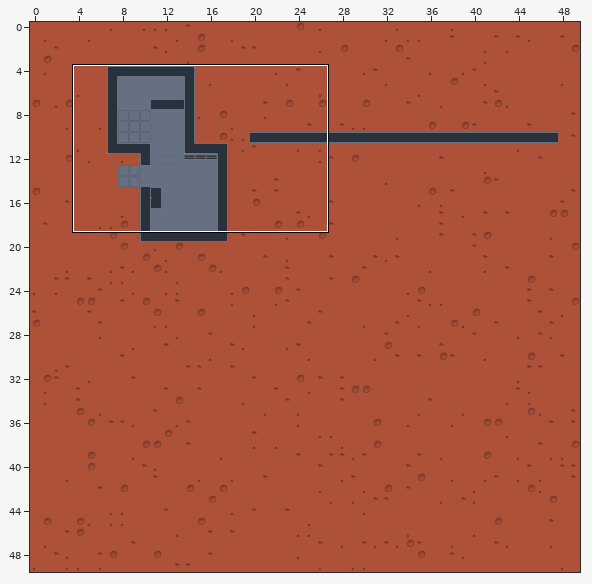
Tiled map, stored at level1.tmx. The first picture is a wide view before the edit; the outline marks the close-up.
Close-up. Earlier state:
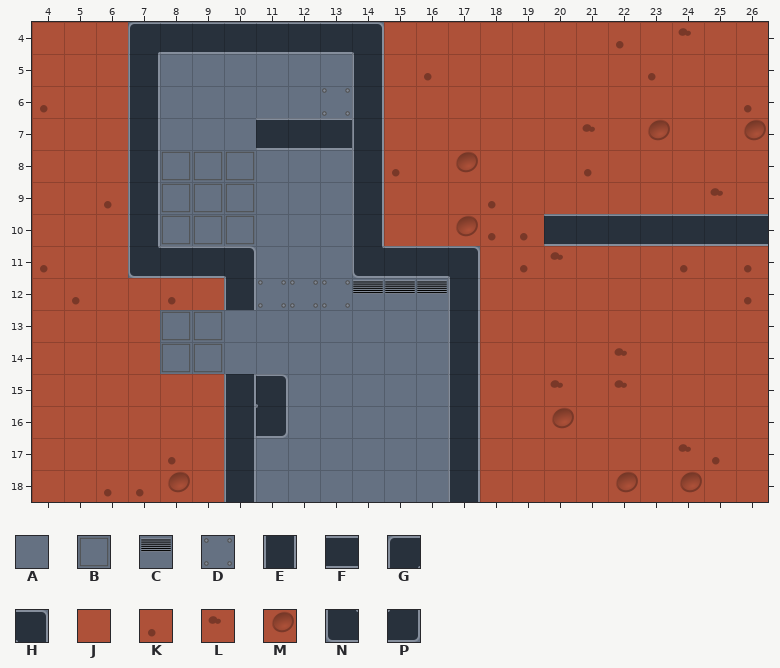
Cells are 32x32 px. Shown: x 4..26, y 4..18. The commit also changed other parts of the map, which this record leaves out.
Key: from "Mars": A 0, B 1, C 2, D 3, E 4, F 5, G 6, H 7, J 8, K 9, L 10, M 11, N 14, P 15.
_ is an empty cell.
Layers that did not change in this view are not listed.
Layer "Map" before, first column x 4:
 4 JJJGFFFFFFHJJJJJJJKJLJJ
 5 JJJEAAAAAAEJKJJJJJJKJJJ
 6 KJJEAAAAADEJJJJJJJJJJJK
 7 JJJEAAAFFFEJJJJJJLJMJJM
 8 JJJEBBBAAAEKJMJJJKJJJJJ
 9 JJKEBBBAAAEJJJKJJJJJJLJ
10 JJJEBBBAAAEJJMKKFFFFFFF
11 KJJNFFHAAANFFHJKLJJJKJK
12 JKJJKJEDDDCCCEJJJJJJJJK
13 JJJJBBAAAAAAAEJJJJJJJJJ
14 JJJJBBAAAAAAAEJJJJLJJJJ
15 JJJJJJEHAAAAAEJJLJLJJJJ
16 JJJJJJEPAAAAAEJJMJJJJJJ
17 JJJJKJEAAAAAAEJJJJJJLKJ
18 JJKKMJEAAAAAAEJJJJMJMJJ
And afterwards:
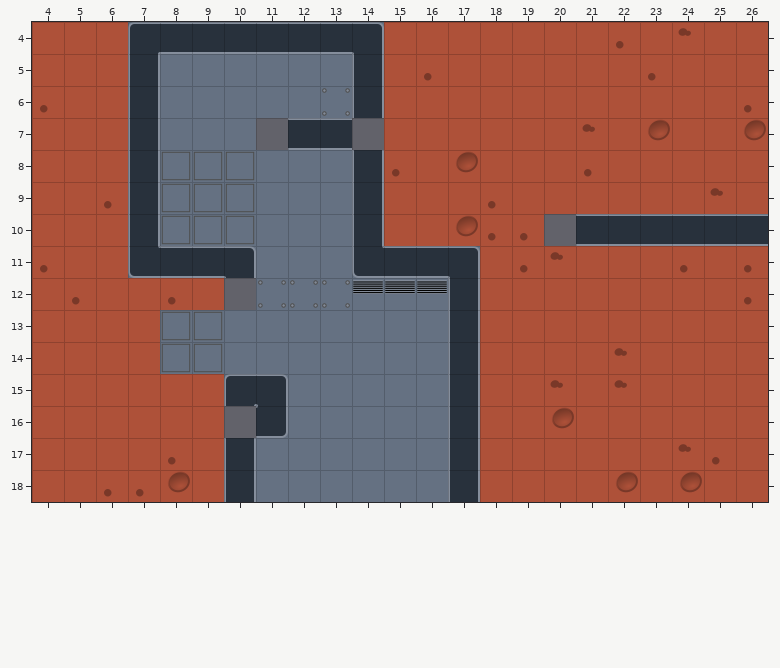
Edits made:
{"where": "layer \"Map\""}
{"y":7,"x":11,"old":"F","new":"_"}
{"y":7,"x":14,"old":"E","new":"_"}
{"y":10,"x":20,"old":"F","new":"_"}
{"y":12,"x":10,"old":"E","new":"_"}
{"y":15,"x":10,"old":"E","new":"G"}
{"y":16,"x":10,"old":"E","new":"_"}
{"label":"removed","picture_box":[256,118,288,150]}
{"label":"removed","picture_box":[352,118,384,150]}
{"label":"removed","picture_box":[544,214,576,246]}
{"label":"removed","picture_box":[224,278,256,310]}
{"label":"changed","picture_box":[224,374,256,438]}
